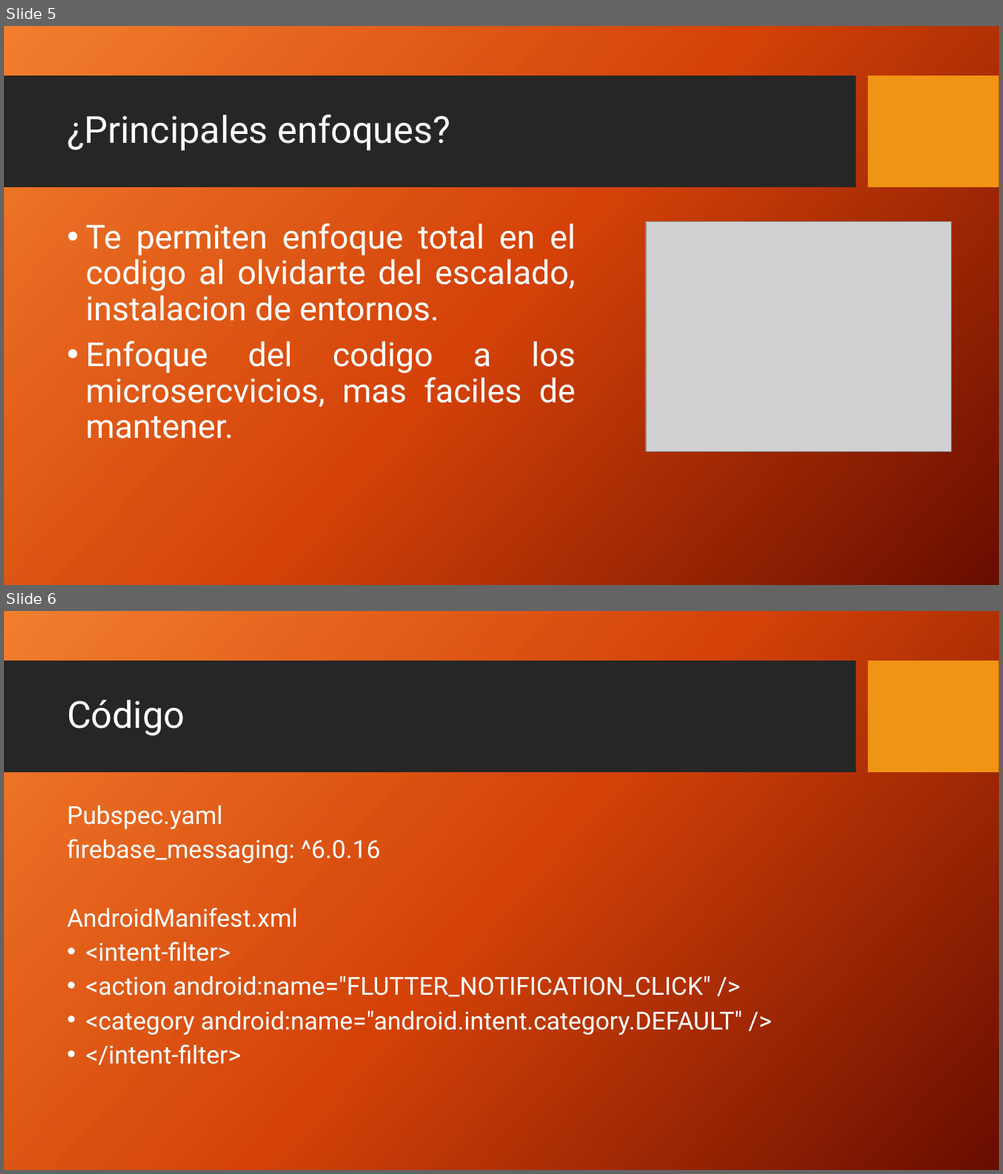
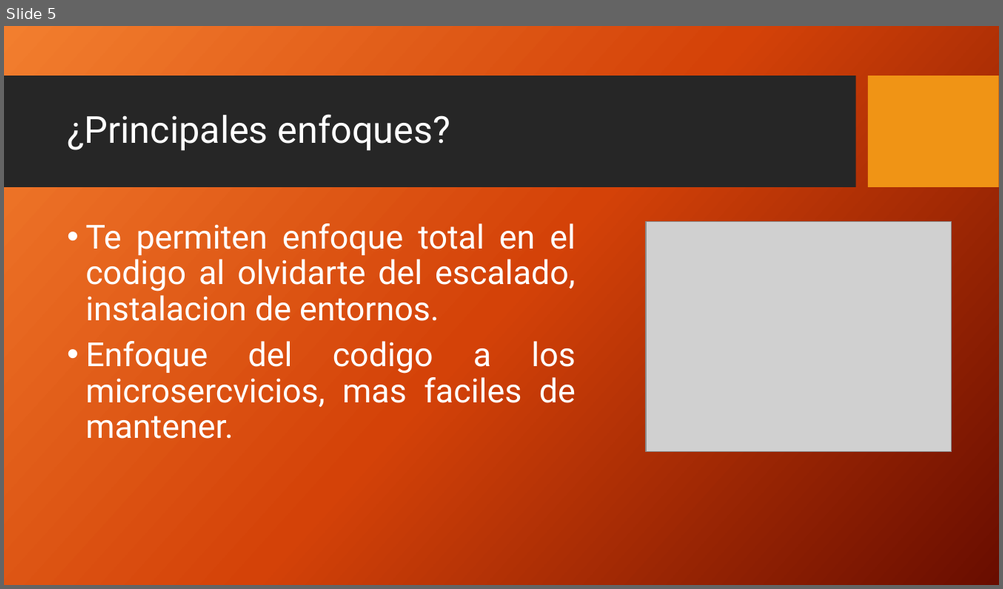
Before and after one commit to eddieware/Ppt_Cloud_Functions, a slide deck: Cloud_functions.pptx. Shown one above the other, each under a label of ours: slides 5 and 6 before the commit, slide 5 after it. The pictures are 1003x1174 and 1003x589 pixels, drawn with LibreOffice and Linux fonts; fonts in the diff are those of the drawing; grey boxes stand for pictures; background and template pictures are left out. Boxes give left, top, right and bottom in pixels: in the first picture for what was removed or moved away, otherwise in the second. Text is boxed around its words. In the diff, an @@ line names an element or a change of style, - is before the commit and + after.

```diff
--- a/Cloud_functions.pptx
+++ b/Cloud_functions.pptx
@@ slide 6 removed at <box>4,611,999,1170</box>, background picture (left out); not listed: 2 template elements that a slide beside it also shows @@
@@ title removed at <box>67,700,185,736</box> @@
-Código
@@ text removed at <box>67,805,743,1065</box> @@
-Pubspec.yaml
-firebase_messaging: ^6.0.16
-AndroidManifest.xml
-• <intent-filter>
-• <action android:name="FLUTTER_NOTIFICATION_CLICK" />
-• <category android:name="android.intent.category.DEFAULT" />
-• </intent-filter>
```
Also in this commit, not shown: 2 slides added, 2 other slides removed, 1 other file.
